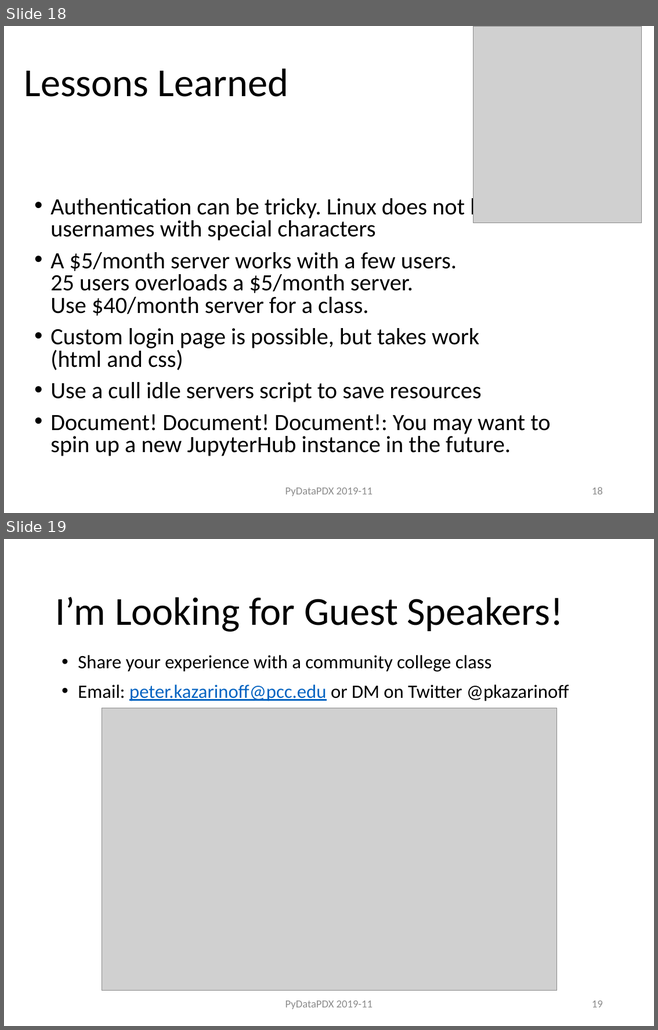
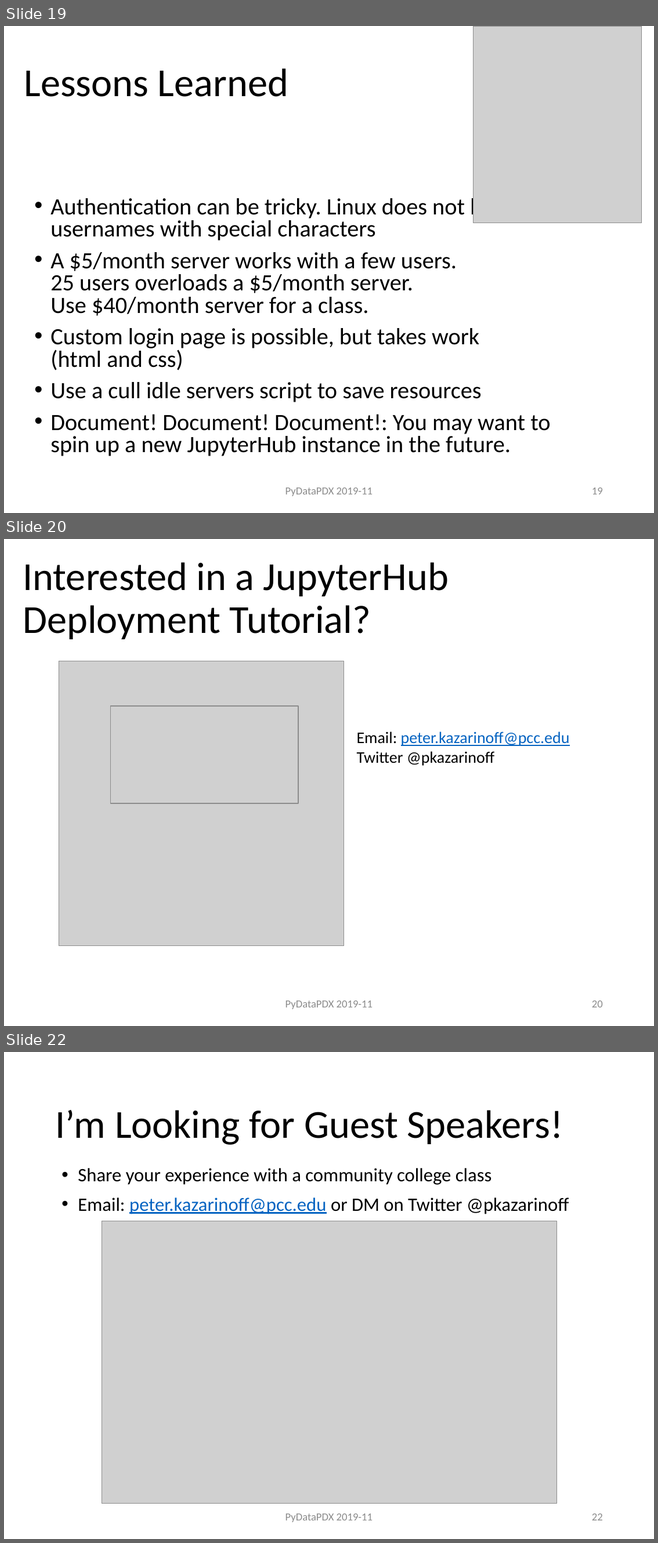
Before and after one commit to ProfessorKazarinoff/PyDataPDX-2019-11, a slide deck: PeterKazarinoff_PyDataPDX_2019-11.pptx. Shown one above the other, each under a label of ours: slides 18 and 19 before the commit, slides 19, 20 and 22 after it; the slides between them are not shown. The pictures are 658x1030 and 658x1543 pixels, drawn with LibreOffice and Linux fonts; fonts in the diff are those of the drawing; grey boxes stand for pictures. Boxes give left, top, right and bottom in pixels: in the first picture for what was removed or moved away, otherwise in the second. Text is boxed around its words. In the diff, an @@ line names an element or a change of style, - is before the commit and + after.

```diff
--- a/PeterKazarinoff_PyDataPDX_2019-11.pptx
+++ b/PeterKazarinoff_PyDataPDX_2019-11.pptx
@@ slide 20 added at (x1=4, y1=539, x2=654, y2=1026), background #FFFFFF @@
@@ title added at (x1=23, y1=562, x2=448, y2=639), 44 pt, text #000000 @@
+Interested in a JupyterHub Deployment Tutorial?
@@ picture added at (x1=59, y1=661, x2=343, y2=946) @@
@@ picture added at (x1=111, y1=706, x2=298, y2=803) @@
@@ text added at (x1=357, y1=732, x2=570, y2=766), 18 pt, text #000000 @@
+Email: peter.kazarinoff@pcc.edu
+Twitter @pkazarinoff
@@ text added at (x1=285, y1=1001, x2=372, y2=1009), 12 pt, text #8C8C8C @@
+PyDataPDX 2019-11
@@ page number added at (x1=592, y1=1001, x2=603, y2=1008), 12 pt, text #8C8C8C @@
+20
@@ what was slide 18 is now slide 19 @@
@@ page number at (x1=592, y1=488, x2=603, y2=495): text changed @@
-18
+19
@@ what was slide 19 is now slide 22 @@
@@ page number at (x1=592, y1=1514, x2=603, y2=1521): text changed @@
-19
+22
```
Also in this commit, not shown: 6 slides changed, 1 other slide added.
